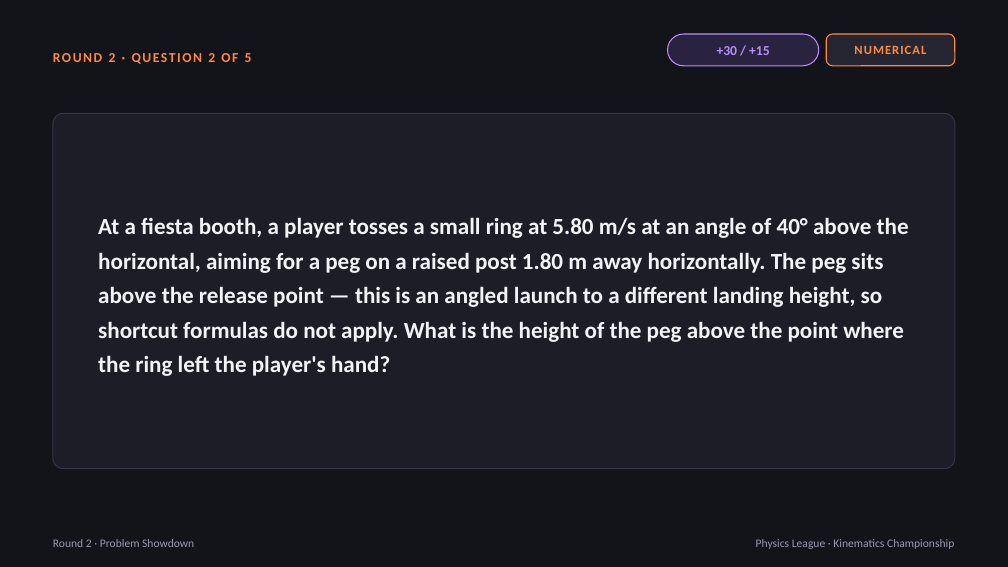
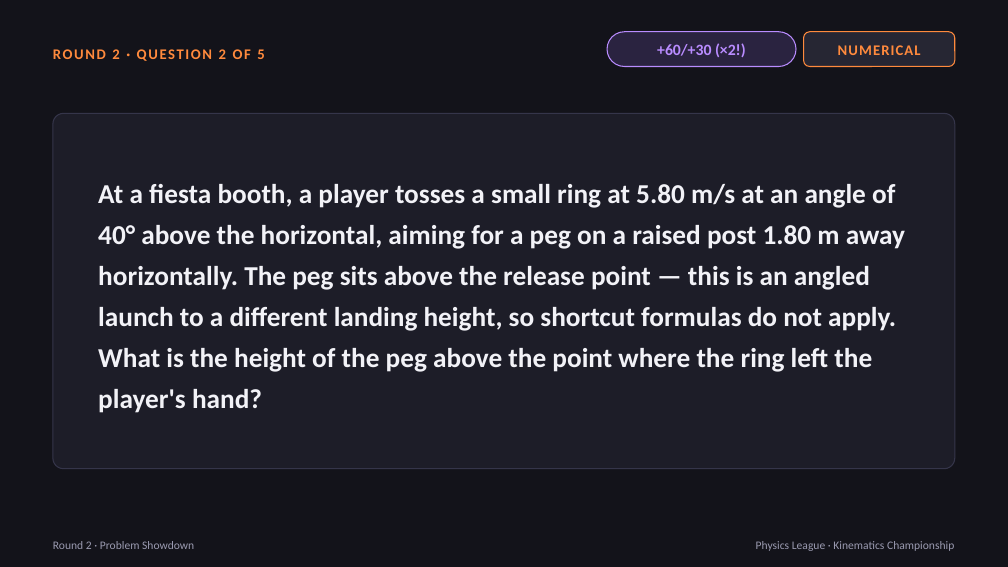
Before and after one commit to lestojas/physics, a slide deck: slide 29 of Physics-League-Kinematics-Championship.pptx (slide 28 before the commit). Drawn at 1008x567 pixels with LibreOffice and Linux fonts; fonts in the diff are those of the drawing. Boxes give left, top, right and bottom in pixels: in the first picture for what was removed or moved away, otherwise in the second. Text is boxed around its words. In the diff, an @@ line names an element or a change of style, - is before the commit and + after.

```diff
--- a/Physics-League-Kinematics-Championship.pptx
+++ b/Physics-League-Kinematics-Championship.pptx
@@ text "ROUND 2 · QUESTION 2 ..." at [112, 49, 264, 59]: size 13 to 14 pt @@
@@ rounded rectangle: place and size @@
-rounded rectangle at [668, 34, 819, 66]
+rounded rectangle at [607, 32, 796, 67]
@@ text at [657, 43, 746, 57]: text changed; size 13 to 15 pt @@
-+30 / +15
++60/+30 (×2!)
@@ text "NUMERICAL": place and size @@
-text "NUMERICAL" at [854, 45, 926, 54]
+text "NUMERICAL" at [838, 45, 921, 55]
@@ text "NUMERICAL" at [838, 45, 921, 55]: size 12 to 14 pt @@
@@ rounded rectangle: place and size @@
-rounded rectangle at [827, 34, 955, 66]
+rounded rectangle at [804, 32, 955, 67]
@@ rounded rectangle at [804, 32, 955, 67]: proportions changed @@
@@ text "At a fiesta booth, a ..." at [98, 184, 905, 413]: size 22 to 26 pt @@
```
Also in this commit, not shown: 44 other slides changed, 5 slides added, 3 slides removed.
